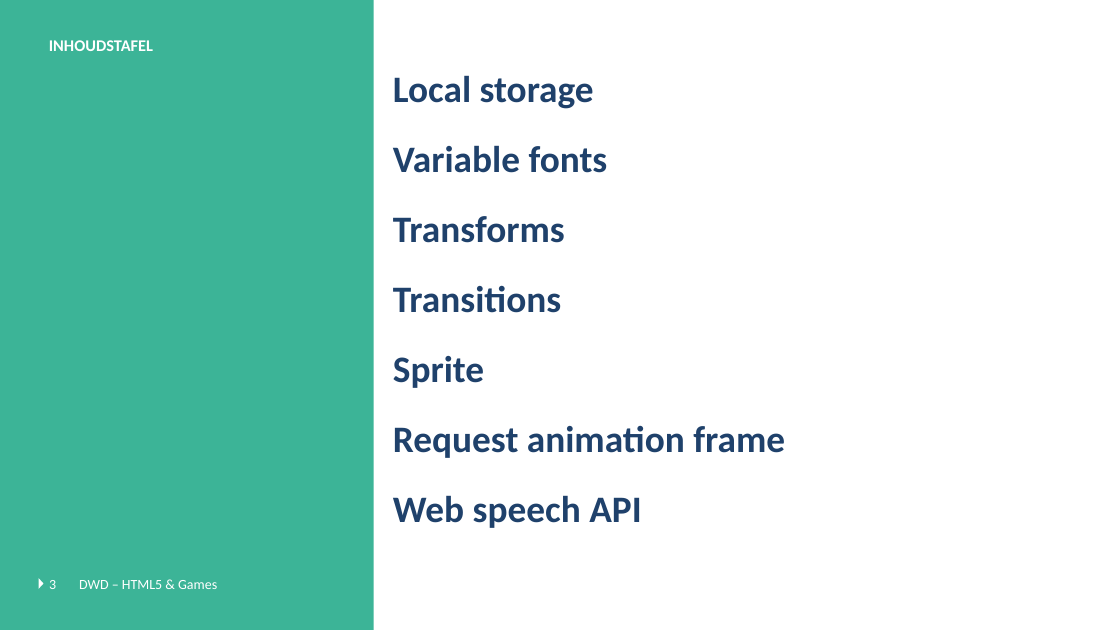
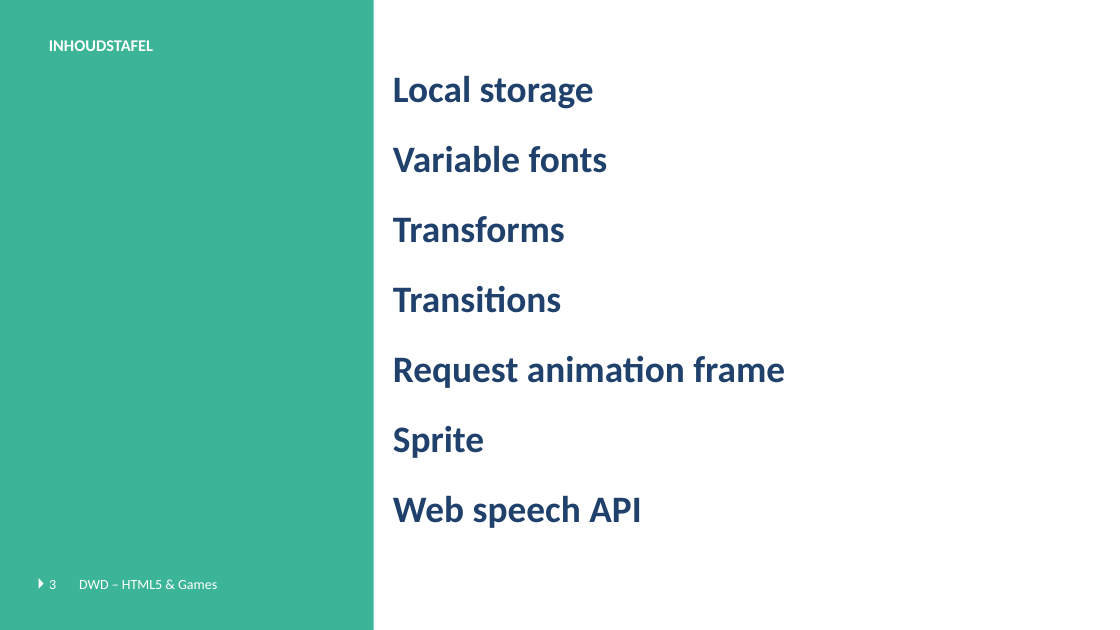
Before and after one commit to DmitriyVdE/Odisee_Bru_Dyn_Web_Dev_Opdracht, a slide deck: slide 3 of DWD - Javascript Games - Theorie.pptx. Drawn at 1120x630 pixels with LibreOffice and Linux fonts; fonts in the diff are those of the drawing; background and template pictures are left out. Boxes give left, top, right and bottom in pixels: in the first picture for what was removed or moved away, otherwise in the second. Text is boxed around its words. In the diff, an @@ line names an element or a change of style, - is before the commit and + after.

```diff
--- a/DWD - Javascript Games - Theorie.pptx
+++ b/DWD - Javascript Games - Theorie.pptx
@@ text at <box>393,355,785,388</box>: paragraph added @@
+Request animation frame
@@ text at <box>393,425,785,458</box>: paragraph removed @@
-Request animation frame
```
Also in this commit, not shown: 4 other slides changed, 1 slide added, 17 other files.
